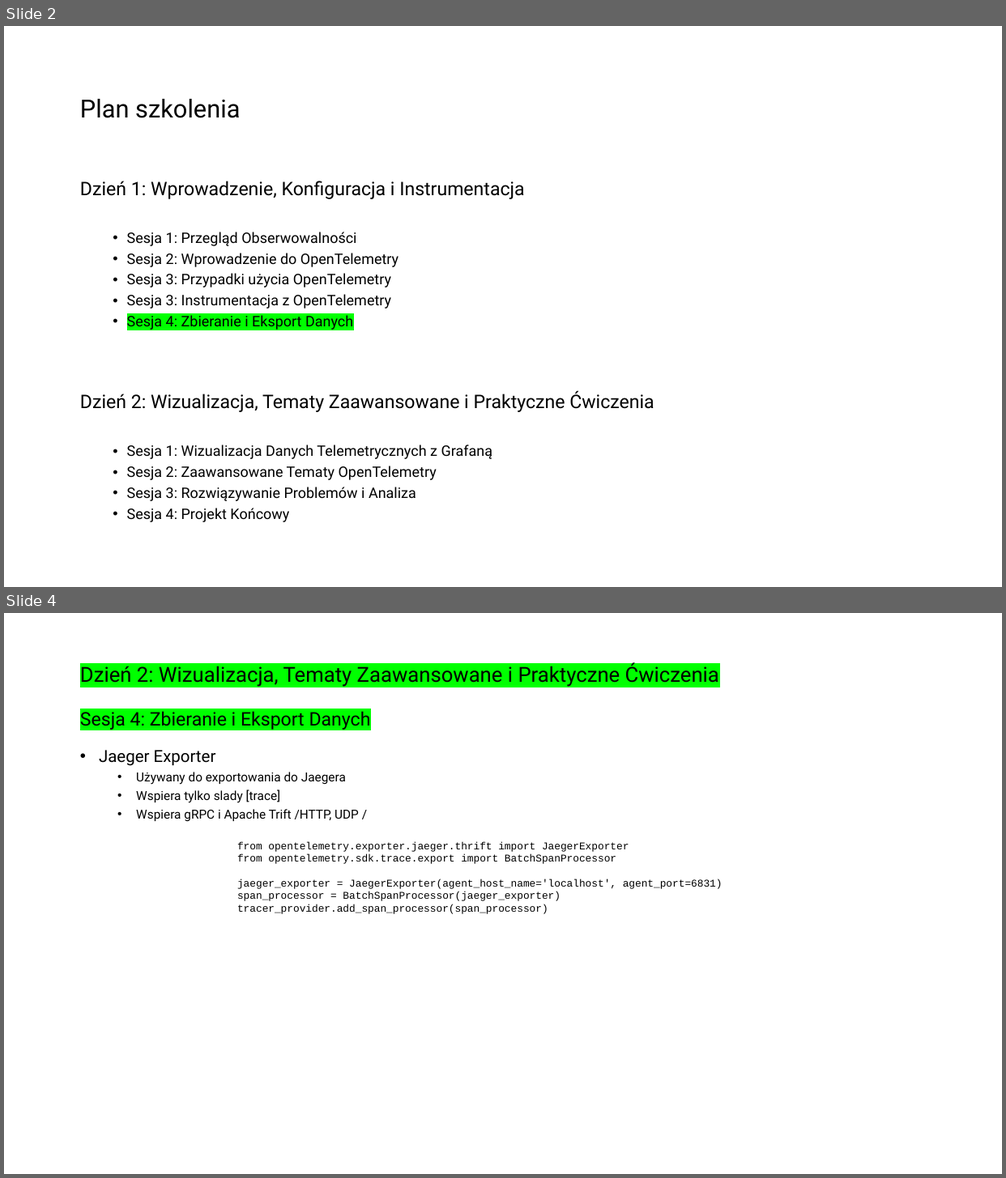
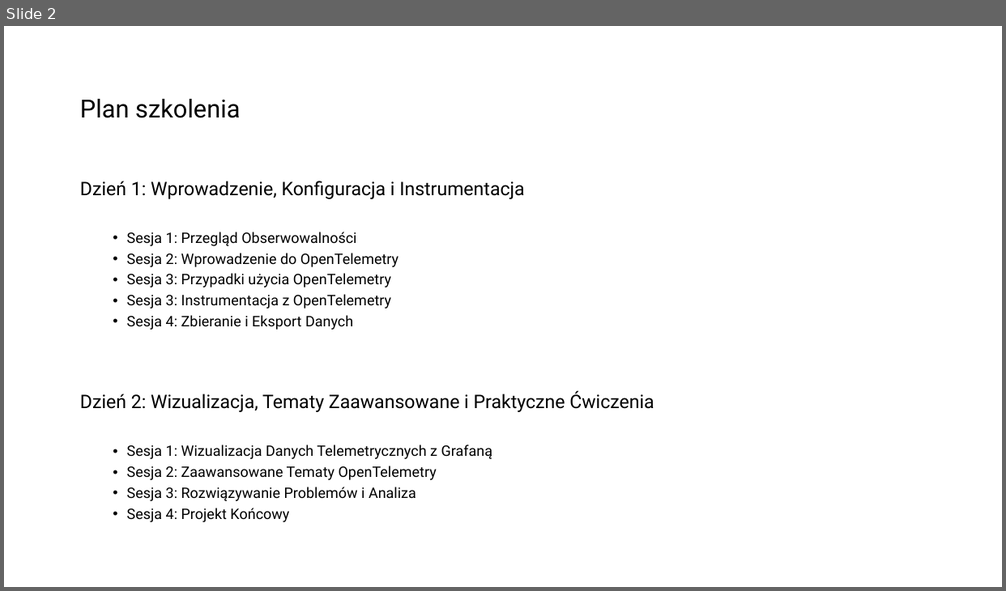
Before and after one commit to Kapsztajn/otel_training_python, a slide deck: otel teoria/Day 1 session 4.2 Konfiguracja Exporterow.pptx. Shown one above the other, each under a label of ours: slides 2 and 4 before the commit, slide 2 after it; the slides between them are not shown. The pictures are 1006x1178 and 1006x591 pixels, drawn with LibreOffice and Linux fonts; fonts in the diff are those of the drawing. Boxes give left, top, right and bottom in pixels: in the first picture for what was removed or moved away, otherwise in the second. Text is boxed around its words. In the diff, an @@ line names an element or a change of style, - is before the commit and + after.

```diff
--- a/otel teoria/Day 1 session 4.2 Konfiguracja Exporterow.pptx
+++ b/otel teoria/Day 1 session 4.2 Konfiguracja Exporterow.pptx
@@ slide 4 removed at (4,613,1002,1174), background #FFFFFF @@
@@ title removed at (80,663,719,730) @@
-Dzień 2: Wizualizacja, Tematy Zaawansowane i Praktyczne Ćwiczenia
-Sesja 4: Zbieranie i Eksport Danych
@@ text removed at (99,750,359,822) @@
-• Jaeger Exporter
-  • Używany do exportowania do Jaegera
-  • Wspiera tylko slady [trace]
-  • Wspiera gRPC i Apache Trift /HTTP, UDP /
@@ text removed at (237,841,722,914) @@
-from opentelemetry.exporter.jaeger.thrift import JaegerExporter
-from opentelemetry.sdk.trace.export import BatchSpanProcessor
-jaeger_exporter = JaegerExporter(agent_host_name='localhost', agent_port=6831)
-span_processor = BatchSpanProcessor(jaeger_exporter)
-tracer_provider.add_span_processor(span_processor)
@@ slide 2 changed as well @@
@@ text at (127,315,353,330): highlight #00FF00 to none in "Sesja 4: Zbieranie i Eksport Danych" @@
```
Also in this commit, not shown: 2 other slides changed, 10 other slides removed, 23 other files.
